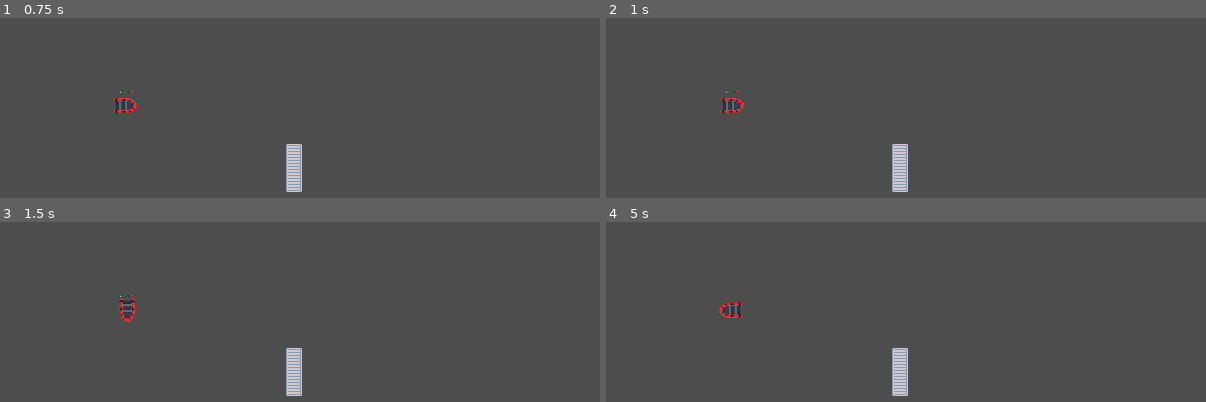
Above: before the commit, frames 1-4 (two rows, left to right).
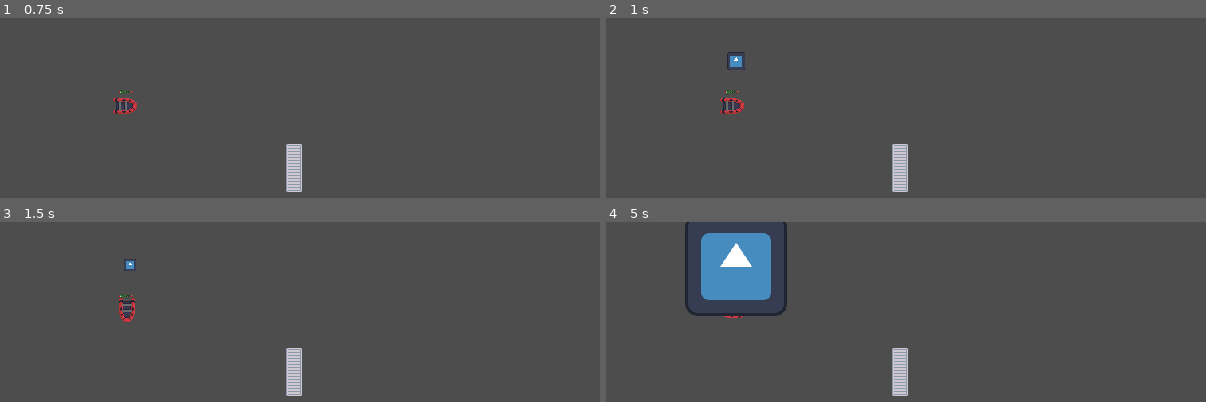
Above: after the commit, the same moments.

Repository: andr462c/Pirates
Game: Godot game, scene res://main.tscn
The game is run twice, just before and just after one commit, with the same random seed, the same clock (stepped at 60 frames per second) and the same inputs. The engine's default icon, where the game draws it, is replaced by a stand-in: a white triangle on a blue panel in a dark square.
Inputs:
- Up to frame 1 (0.75 s): tap Enter at 0.5 s; hold Right (ui_right) from 0.53 s (still down); hold Space (key_shoot) from 0.53 s (still down)
- Up to frame 2 (1 s): keep holding Right (ui_right); keep holding Space (key_shoot)
- Up to frame 3 (1.5 s): release Right (ui_right) at 1.28 s; release Space (key_shoot) at 1.28 s; hold Down (ui_down) from 1.28 s (still down); tap Space (key_shoot) at 1.35 s
- Up to frame 4 (5 s): release Down (ui_down) at 2.03 s; hold Right (ui_right) 2.03-2.78 s; hold Space (key_shoot) 2.03-2.78 s; hold Up (ui_up) 2.78-3.53 s; tap Space (key_shoot) at 2.85, 4.35 s; hold Space (key_shoot) 3.53-4.28 s; hold Left (ui_left) from 3.53 s (still down)

Frame 1 is identical in both runs. In frame 2, 0.2% of the frame differs, in the area x 20-24%, y 18-29%; in frame 3, less than 0.1%; in frame 4, 5.2%, in the area x 13-31%, y 0-53%.

Commit message:
Airstrikes

Diff:
--- /dev/null
+++ b/airstrikespawner.gd
@@ -0,0 +1,17 @@
+extends Node2D
+
+var airstrike_scene = preload("res://objects/weapons/airstrike.tscn")
+
+# Called when the node enters the scene tree for the first time.
+func _ready() -> void:
+	pass # Replace with function body.
+
+
+# Called every frame. 'delta' is the elapsed time since the previous frame.
+func _process(delta: float) -> void:
+	pass
+
+
+func _on_timer_timeout() -> void:
+	var airstrike = airstrike_scene.instantiate()
+	get_tree().root.add_child(airstrike)
--- a/main.tscn
+++ b/main.tscn
@@ -1,7 +1,8 @@
-[gd_scene load_steps=3 format=3 uid="uid://cck4qlq0k31d2"]
+[gd_scene load_steps=4 format=3 uid="uid://cck4qlq0k31d2"]
 
 [ext_resource type="PackedScene" uid="uid://b7y3wycwnie7d" path="res://objects/playerboat.tscn" id="1_mah4u"]
 [ext_resource type="PackedScene" uid="uid://qkj8cirhlbuu" path="res://objects/obstacles/container.tscn" id="2_yniep"]
+[ext_resource type="Script" path="res://airstrikespawner.gd" id="3_gmotp"]
 
 [node name="Main" type="Node2D"]
 
@@ -10,3 +11,12 @@
 
 [node name="Container" parent="." instance=ExtResource("2_yniep")]
 position = Vector2(294, 150)
+
+[node name="Airstrikespawner" type="Node2D" parent="."]
+script = ExtResource("3_gmotp")
+
+[node name="Timer" type="Timer" parent="Airstrikespawner"]
+one_shot = true
+autostart = true
+
+[connection signal="timeout" from="Airstrikespawner/Timer" to="Airstrikespawner" method="_on_timer_timeout"]
--- /dev/null
+++ b/objects/weapons/airstrike.gd
@@ -0,0 +1,36 @@
+extends Area2D
+
+var plane_scene = preload("res://objects/weapons/plane.tscn")
+
+@onready
+var timer = $Timer
+@onready
+var marker = $Marker
+
+var player_boat
+
+@onready
+var total_time = timer.wait_time
+
+var dropped_bomb = false
+
+var plane
+
+# Called when the node enters the scene tree for the first time.
+func _ready() -> void:
+	player_boat = get_node("/root/Main/Playerboat");
+	var player_position = player_boat.position
+	var noise = Vector2(randf_range(-50, 50), randf_range(-50, 50))
+	marker.position = player_position + noise
+
+
+# Called every frame. 'delta' is the elapsed time since the previous frame.
+func _process(delta: float) -> void:
+	if marker != null:
+		var factor = (total_time - timer.time_left) / total_time
+		marker.scale = Vector2(factor, factor)
+
+func _on_timer_timeout() -> void:
+	plane = plane_scene.instantiate()
+	plane.init(marker)
+	add_child(plane)
--- /dev/null
+++ b/objects/weapons/airstrike.tscn
@@ -0,0 +1,24 @@
+[gd_scene load_steps=4 format=3 uid="uid://d3rjiitky7d2c"]
+
+[ext_resource type="Script" path="res://objects/weapons/airstrike.gd" id="1_m2u7g"]
+[ext_resource type="Texture2D" uid="uid://cmamwrahhoykx" path="res://icon.svg" id="1_pnu6s"]
+
+[sub_resource type="CircleShape2D" id="CircleShape2D_j4hkf"]
+
+[node name="Airstrike" type="Area2D"]
+script = ExtResource("1_m2u7g")
+
+[node name="Marker" type="Sprite2D" parent="."]
+position = Vector2(0, -1)
+scale = Vector2(0.140625, 0.140625)
+texture = ExtResource("1_pnu6s")
+
+[node name="CollisionShape2D" type="CollisionShape2D" parent="."]
+shape = SubResource("CircleShape2D_j4hkf")
+
+[node name="Timer" type="Timer" parent="."]
+wait_time = 5.0
+one_shot = true
+autostart = true
+
+[connection signal="timeout" from="Timer" to="." method="_on_timer_timeout"]
--- /dev/null
+++ b/objects/weapons/plane.gd
@@ -0,0 +1,56 @@
+extends Sprite2D
+
+var explosion_scene = preload("res://objects/bullets/explosion.tscn")
+
+@export
+var speed = 400
+var move_delta
+
+var target
+var marker
+var bomb_dropped = false
+
+# Called when the node enters the scene tree for the first time.
+func _ready() -> void:
+	pass # Replace with function body.
+
+# Called every frame. 'delta' is the elapsed time since the previous frame.
+func _process(delta: float) -> void:
+	position += move_delta * speed * delta
+	if !bomb_dropped:
+		if move_delta.x > 0 && position.x > target.x:
+			drop_bomb()
+		elif move_delta.x < 0 && position.x < target.x:
+			drop_bomb()
+		elif move_delta.y > 0 && position.y > target.y:
+			drop_bomb()
+		elif move_delta.y < 0 && position.y < target.y:
+			drop_bomb()
+
+
+func drop_bomb():
+	bomb_dropped = true
+	var explosion = explosion_scene.instantiate()
+	explosion.position = target
+	get_tree().root.call_deferred("add_child", explosion)
+	marker.queue_free()
+
+func _on_timer_timeout() -> void:
+	queue_free()
+
+func init(marker: Node2D):
+	self.marker = marker
+	self.target = marker.position
+	var rand = randi_range(1, 4)
+	if rand == 1:
+		position = Vector2(1000, target.y)
+		move_delta = Vector2(-1, 0)
+	elif rand == 2:
+		position = Vector2(-1000, target.y)
+		move_delta = Vector2(1, 0)
+	elif rand == 3:
+		position = Vector2(target.x, 1000)
+		move_delta = Vector2(0, -1)
+	else:
+		position = Vector2(target.x, -1000)
+		move_delta = Vector2(0, 1)
--- /dev/null
+++ b/objects/weapons/plane.tscn
@@ -0,0 +1,13 @@
+[gd_scene load_steps=3 format=3 uid="uid://c2io8pv7s4t4u"]
+
+[ext_resource type="Texture2D" uid="uid://cmamwrahhoykx" path="res://icon.svg" id="1_spv7c"]
+[ext_resource type="Script" path="res://objects/weapons/plane.gd" id="2_rd0dd"]
+
+[node name="Plane" type="Sprite2D"]
+texture = ExtResource("1_spv7c")
+script = ExtResource("2_rd0dd")
+
+[node name="Timer" type="Timer" parent="."]
+wait_time = 3.0
+
+[connection signal="timeout" from="Timer" to="." method="_on_timer_timeout"]
